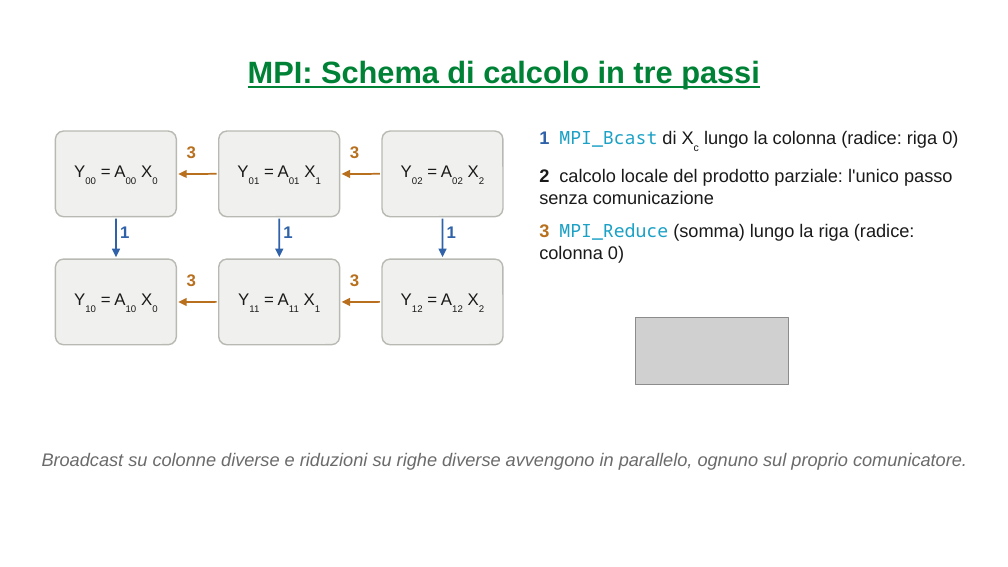
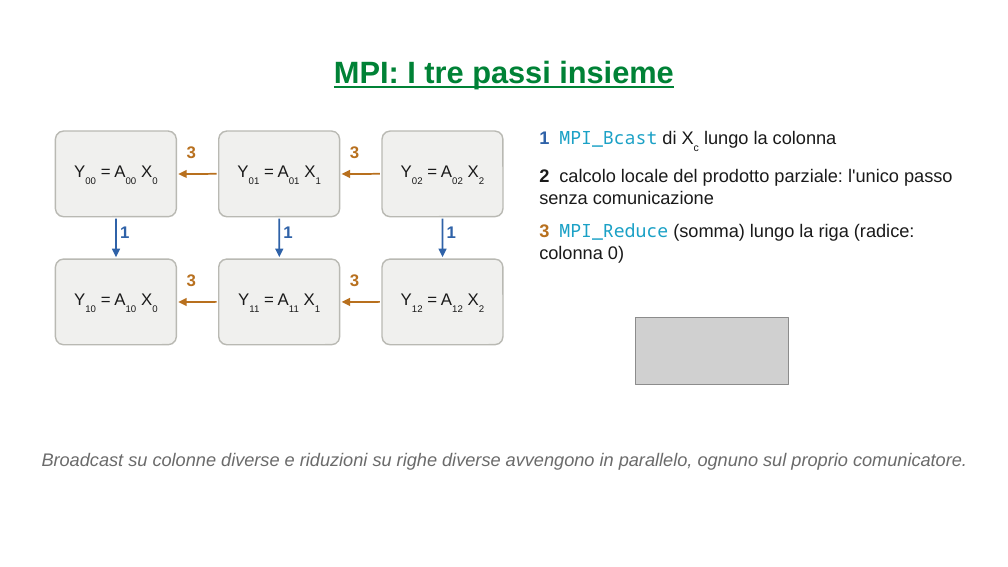
Before and after one commit to carloni2021/SCPA, a slide deck: slide 26 of relazione/presentazione/SCPA_Presentazione_Carloni.pptx (slide 23 before the commit). Drawn at 1008x567 pixels with LibreOffice and Linux fonts; fonts in the diff are those of the drawing; grey boxes stand for pictures; background and template pictures are left out. Boxes give left, top, right and bottom in pixels: in the first picture for what was removed or moved away, otherwise in the second. Text is boxed around its words. In the diff, an @@ line names an element or a change of style, - is before the commit and + after.

```diff
--- a/relazione/presentazione/SCPA_Presentazione_Carloni.pptx
+++ b/relazione/presentazione/SCPA_Presentazione_Carloni.pptx
@@ title at bbox=[334, 60, 673, 89]: text changed @@
-MPI: Schema di calcolo in tre passi
+MPI: I tre passi insieme
@@ text at bbox=[539, 130, 837, 148]: text changed @@
-1 MPI_Bcast di Xc lungo la colonna (radice: riga 0)
+1 MPI_Bcast di Xc lungo la colonna
```
Also in this commit, not shown: 33 other slides changed, 4 slides added, 8 slides removed, 33 other files.
